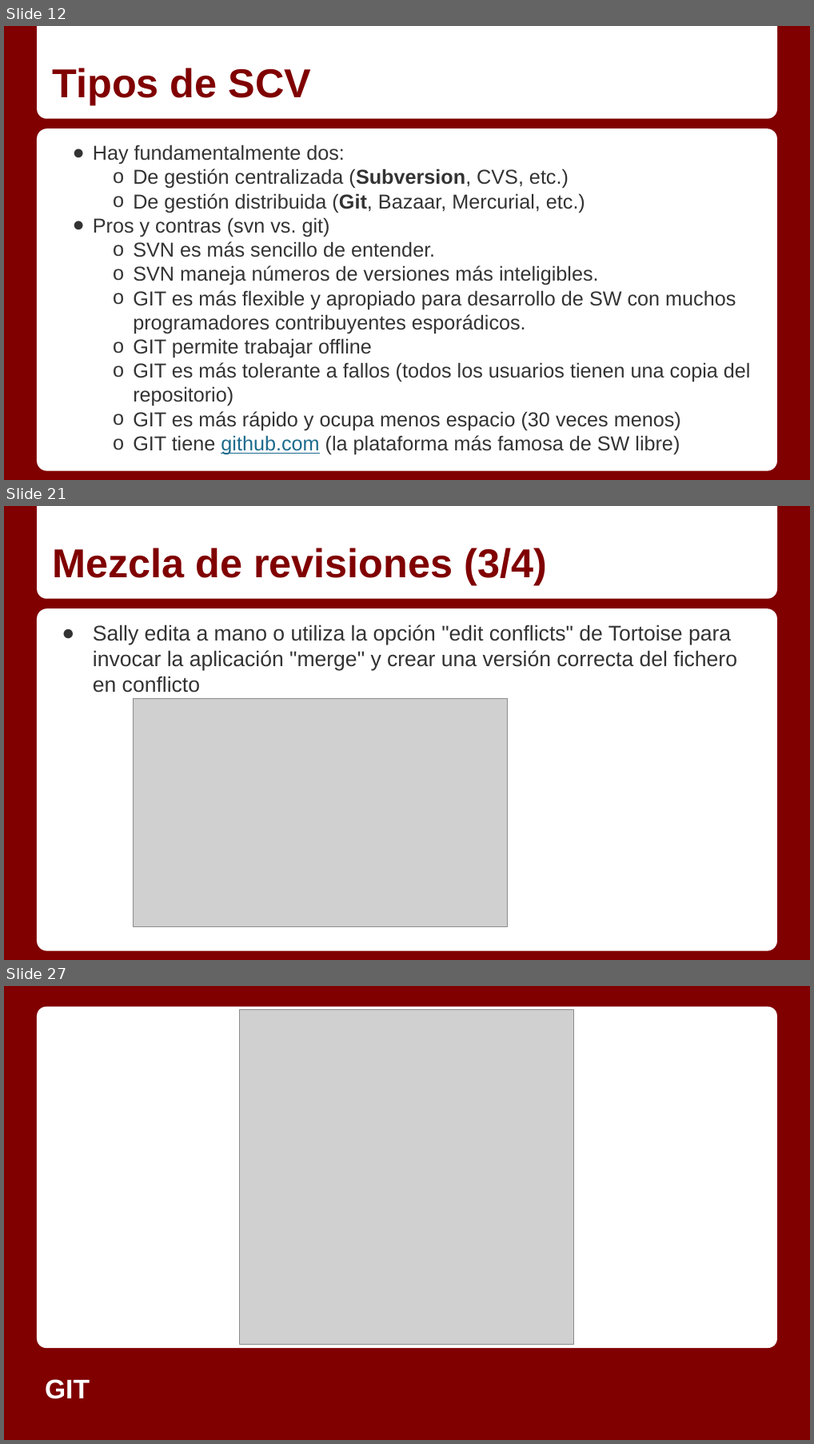
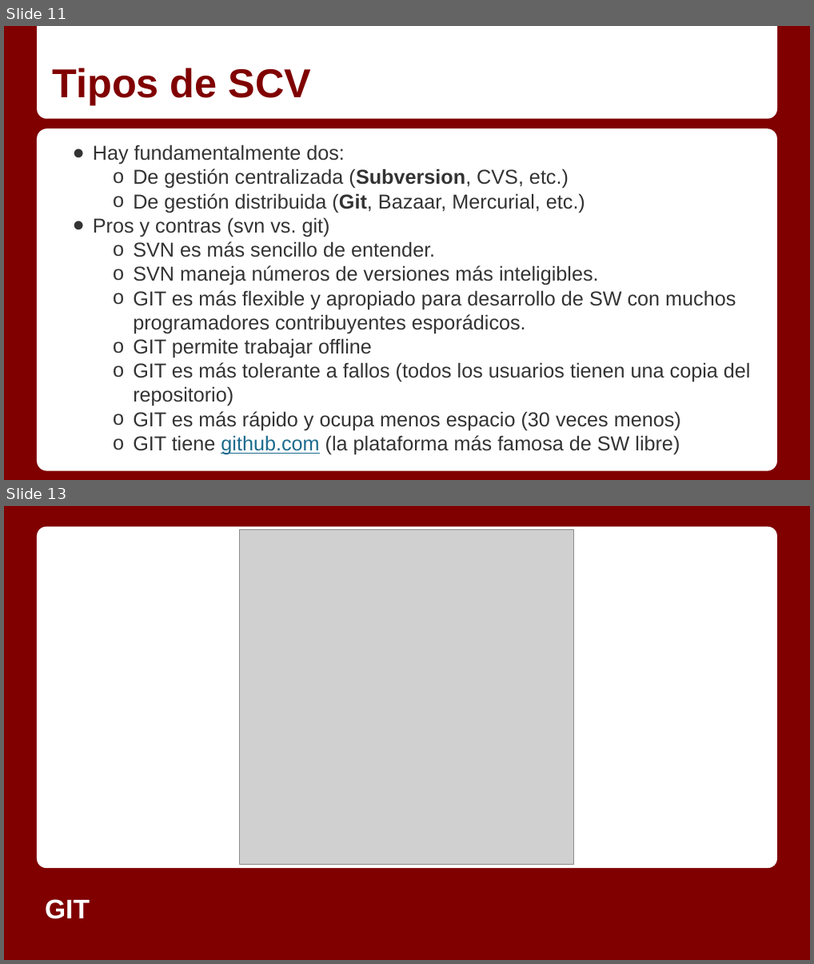
Before and after one commit to Gmuela/CursoJava, a slide deck: Git/GIT.pptx. Shown one above the other, each under a label of ours: slides 12, 21 and 27 before the commit, slides 11 and 13 after it; the slides between them are not shown. The pictures are 814x1444 and 814x964 pixels, drawn with LibreOffice and Linux fonts; fonts in the diff are those of the drawing; grey boxes stand for pictures. Boxes give left, top, right and bottom in pixels: in the first picture for what was removed or moved away, otherwise in the second. Text is boxed around its words. In the diff, an @@ line names an element or a change of style, - is before the commit and + after.

```diff
--- a/Git/GIT.pptx
+++ b/Git/GIT.pptx
@@ slide 21 removed at box(4, 506, 810, 960), background #800000; not listed: 2 template elements that a slide beside it also shows @@
@@ title removed at box(52, 548, 547, 585) @@
-Mezcla de revisiones (3/4)
@@ text removed at box(93, 624, 738, 692) @@
-● Sally edita a mano o utiliza la opción "edit conflicts" de Tortoise para invocar la aplicación "merge" y crear una versión correcta del fichero en conflicto
@@ picture removed at box(133, 698, 508, 926) @@
@@ what was slide 12 is now slide 11 @@
@@ what was slide 27 is now slide 13 @@
```
Also in this commit, not shown: 8 slides changed, 1 slide added, 16 other slides removed, 6 other files.
